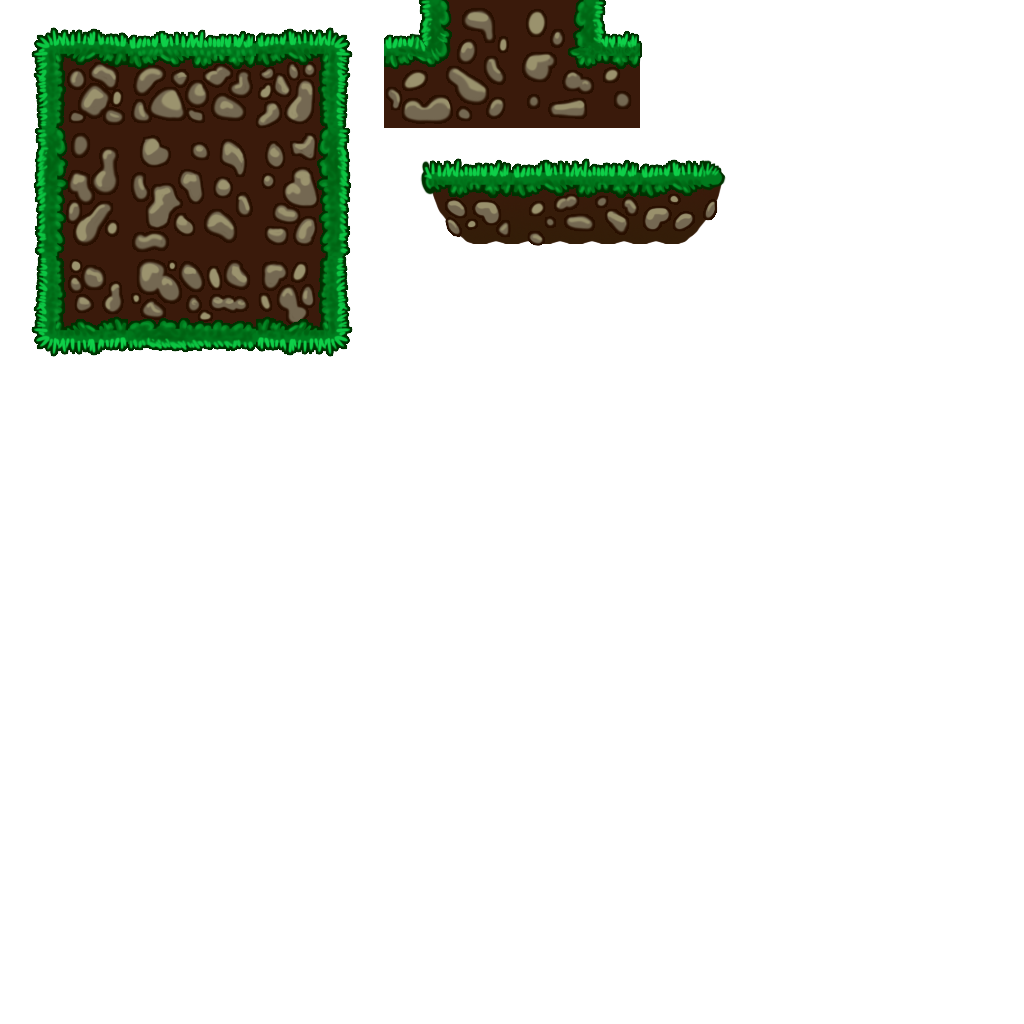
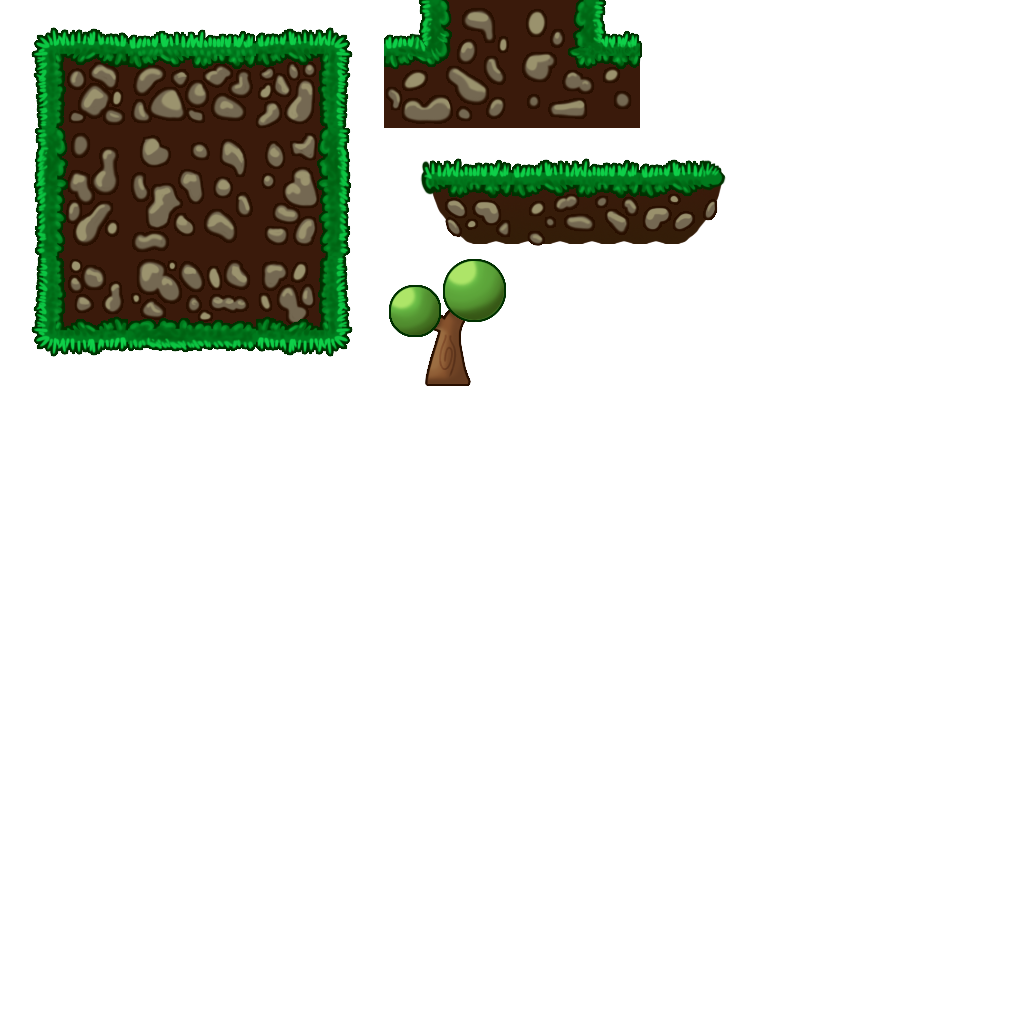
The second w=1024, h=1024 image is a revision of the first. Changes to its layers:
added group "ground" with 7 layers above "orig" over (389, 259, 506, 357)
added group "tree" with 4 layers above "Layer 2" over (391, 261, 504, 384)
added layer "Layer 10" in group "tree" over (445, 261, 504, 320)
added layer "Layer 11" in group "tree" over (391, 287, 439, 335)
added layer "Layer 12" (overlay) in group "tree" over (439, 334, 457, 379)
added layer "Layer 9" in group "tree" over (419, 293, 482, 384)
